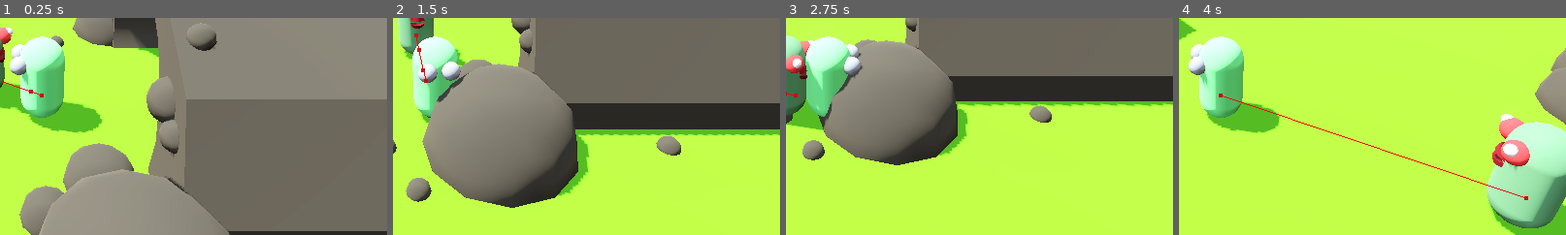
Above: before the commit, frames 1-4 (left to right).
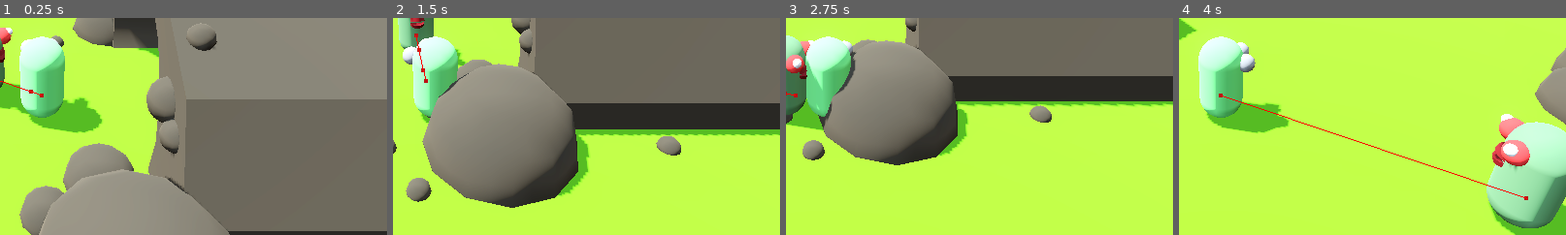
Above: after the commit, the same moments.

Repository: pithyjam-stack/zeppelins_and_zombies_jps
Game: Godot game, scene res://scenes/levels/level_grassy.tscn
Same seed, same stepped clock (60 frames per second), same inputs: the game is played once before the commit and once after it.
Inputs (mouse positions are % of the whole screen's width and height, from its top left):
- Up to frame 1 (0.25 s): no input
- Up to frame 2 (1.5 s): move the mouse to (72, 45) at 0.52 s; hold D (move_right) 0.53-1.28 s; tap E (interact) at 0.6, 1.35 s; tap Space (move_jump) at 0.77 s; tap Enter at 1.25 s; move the mouse to (30, 55) at 1.27 s; hold S (move_backward) from 1.28 s (still down)
- Up to frame 3 (2.75 s): tap Space (move_jump) at 1.52 s; move the mouse to (60, 28) at 2.02 s; release S (move_backward) at 2.03 s; hold D (move_right) from 2.03 s (still down); tap E (interact) at 2.1 s
- Up to frame 4 (4 s): move the mouse to (45, 70) at 2.77 s; release D (move_right) at 2.78 s; hold W (move_forward) 2.78-3.53 s; tap E (interact) at 2.85, 3.6 s; tap Space (move_jump) at 3.02, 3.77 s; move the mouse to (80, 65) at 3.52 s; hold A (move_left) from 3.53 s (still down)
The pictures show only the part of the screen within x 45-94%, y 50-100%; the shares and areas given below are measured in that part.

The runs differ from the first frame. In frame 1, 0.7% of the frame differs, in the area x 2-24%, y 9-53%; in frame 2, 1.0%; in frame 3, 0.5%; in frame 4, 1.1%, in the area x 2-29%, y 11-53%.

Commit message:
Player faces where mouse is pointing
This also sets up for the camera to be able to 'select' objects it hovers over.

Diff:
--- a/project.godot
+++ b/project.godot
@@ -22,6 +22,7 @@
 [global_group]
 
 Player=""
+Floor=""
 
 [input]
 
@@ -68,3 +69,4 @@
 3d_physics/layer_2="Interaction"
 3d_physics/layer_3="Player"
 3d_physics/layer_4="Enemy"
+3d_physics/layer_5="Layer 5"
--- a/scenes/Interactable/iteractable.tscn
+++ b/scenes/Interactable/iteractable.tscn
@@ -6,5 +6,6 @@
 script = ExtResource("1_mgtcu")
 
 [node name="DetectionArea" type="Area3D" parent="." unique_id=459960366]
+collision_mask = 12
 
 [node name="CollisionShape3D" type="CollisionShape3D" parent="DetectionArea" unique_id=447891227]
--- a/scenes/levels/level_grassy.tscn
+++ b/scenes/levels/level_grassy.tscn
@@ -62,7 +62,7 @@
 [node name="NavigationRegion3D" type="NavigationRegion3D" parent="." unique_id=1178941292]
 navigation_mesh = SubResource("NavigationMesh_68ygf")
 
-[node name="Floor_Cylinder" type="CSGCylinder3D" parent="NavigationRegion3D" unique_id=1243765972]
+[node name="Floor_Cylinder" type="CSGCylinder3D" parent="NavigationRegion3D" unique_id=1243765972 groups=["Floor"]]
 transform = Transform3D(1, 0, 0, 0, 1, 0, 0, 0, 1, 0, -1, 0)
 use_collision = true
 radius = 50.0
--- a/scenes/player/player.gd
+++ b/scenes/player/player.gd
@@ -46,9 +46,9 @@
 	var target_position := path.global_transform * (center_curve + right * side_offset)
 	global_position = target_position
 
-	var move_direction = tangent * sign(input_horizontal) + right * sign(input_lateral)
-	if move_direction.length() > 0.01:
-		_rotate_to_direction(move_direction.normalized(), delta)
+	var _move_direction = tangent * sign(input_horizontal) + right * sign(input_lateral)
+	#if move_direction.length() > 0.01:
+		#_rotate_to_direction(_move_direction.normalized(), delta)
 	_rotate_camera_to_path_direction(tangent, delta)
 
 
--- a/scenes/player/player.tscn
+++ b/scenes/player/player.tscn
@@ -2,6 +2,7 @@
 
 [ext_resource type="Material" uid="uid://b18g257a6b6y0" path="res://materials/debug_good_mat.tres" id="1_8afob"]
 [ext_resource type="Script" uid="uid://cs1b0s645vbuo" path="res://scenes/player/player.gd" id="1_dovo2"]
+[ext_resource type="PackedScene" uid="uid://bm3v2famfv788" path="res://scenes/player/ray_camera.tscn" id="3_gmlin"]
 
 [sub_resource type="CapsuleShape3D" id="CapsuleShape3D_dovo2"]
 
@@ -13,8 +14,8 @@
 height = 0.4
 
 [node name="Player" type="CharacterBody3D" unique_id=230586961 groups=["Player"]]
-collision_layer = 5
-collision_mask = 8
+collision_layer = 4
+collision_mask = 9
 script = ExtResource("1_dovo2")
 
 [node name="CollisionShape3D" type="CollisionShape3D" parent="." unique_id=15050518]
@@ -33,6 +34,5 @@
 
 [node name="CameraHandle" type="Node3D" parent="." unique_id=891848014]
 
-[node name="Camera3D" type="Camera3D" parent="CameraHandle" unique_id=2069354136]
+[node name="RayCamera" parent="CameraHandle" unique_id=1844671264 instance=ExtResource("3_gmlin")]
 transform = Transform3D(-4.371139e-08, 0.4616557, -0.8870592, 0, 0.8870592, 0.4616557, 1, 2.0179613e-08, -3.877459e-08, -7.77048, 5.587895, -3.3965847e-07)
-fov = 55.0
--- /dev/null
+++ b/scenes/player/ray_camera.gd
@@ -0,0 +1,27 @@
+extends Camera3D
+
+@onready var ray_cast_3d: RayCast3D = $RayCast3D
+
+const RAY_DISTANTCE = 100
+
+var shape : MeshInstance3D
+var player : Player
+
+func _ready() -> void:
+	#shape = MeshInstance3D.new()
+	#shape.mesh = SphereMesh.new()
+	#shape.name = "DEBUG VISUAL AIM"
+	#get_tree().root.add_child.call_deferred(shape)
+	player = get_tree().get_first_node_in_group("Player")
+
+func _process(delta: float) -> void:
+	var mouse_position : Vector2 = get_viewport().get_mouse_position()
+	ray_cast_3d.target_position = project_local_ray_normal(mouse_position) * RAY_DISTANTCE
+	ray_cast_3d.force_raycast_update()
+
+	var collider := ray_cast_3d.get_collider()
+	if ray_cast_3d.is_colliding():
+		if !collider.is_in_group("Playerf"):
+			#shape.global_position = ray_cast_3d.get_collision_point()
+			var direction : Vector3 = ray_cast_3d.get_collision_point() - player.global_position
+			player._rotate_to_direction(direction, delta)
--- /dev/null
+++ b/scenes/player/ray_camera.tscn
@@ -0,0 +1,12 @@
+[gd_scene format=3 uid="uid://bm3v2famfv788"]
+
+[ext_resource type="Script" uid="uid://dok1qod4yomig" path="res://scenes/player/ray_camera.gd" id="1_k2312"]
+
+[node name="RayCamera" type="Camera3D" unique_id=1844671264]
+transform = Transform3D(-4.371139e-08, 0.4616557, -0.8870592, 0, 0.8870592, 0.4616557, 1, 2.0179613e-08, -3.877459e-08, 0, 0, 0)
+fov = 55.0
+script = ExtResource("1_k2312")
+
+[node name="RayCast3D" type="RayCast3D" parent="." unique_id=1103217133]
+target_position = Vector3(0, 0, -2)
+collision_mask = 11
Not shown, added: scenes/player/ray_camera.gd.uid
